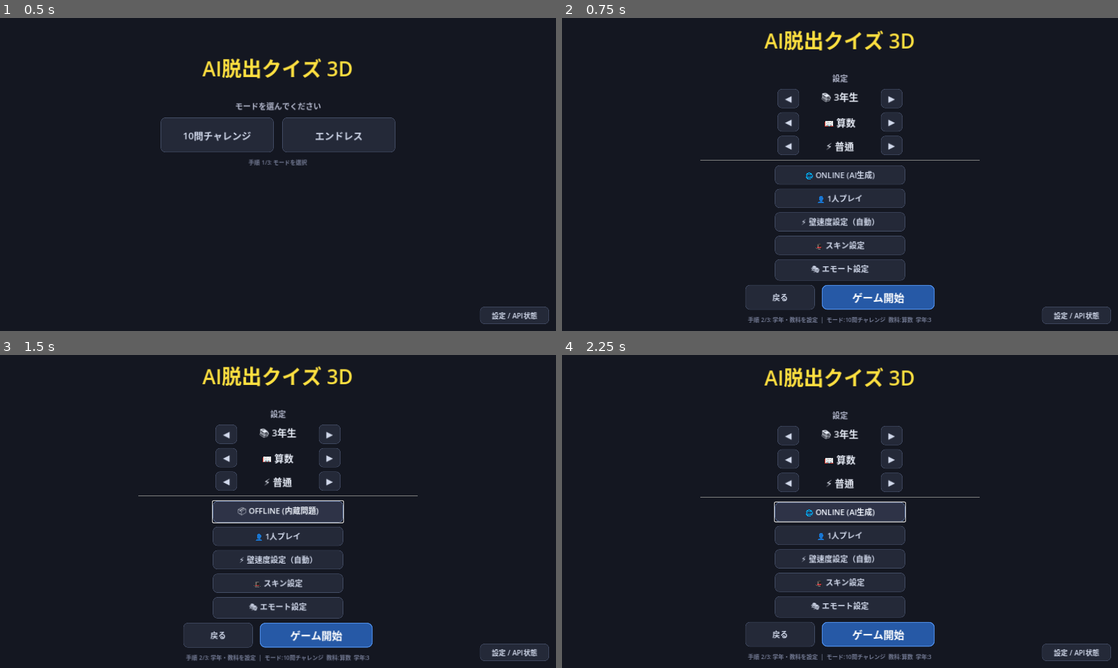
Above: before the commit, frames 1-4 (two rows, left to right).
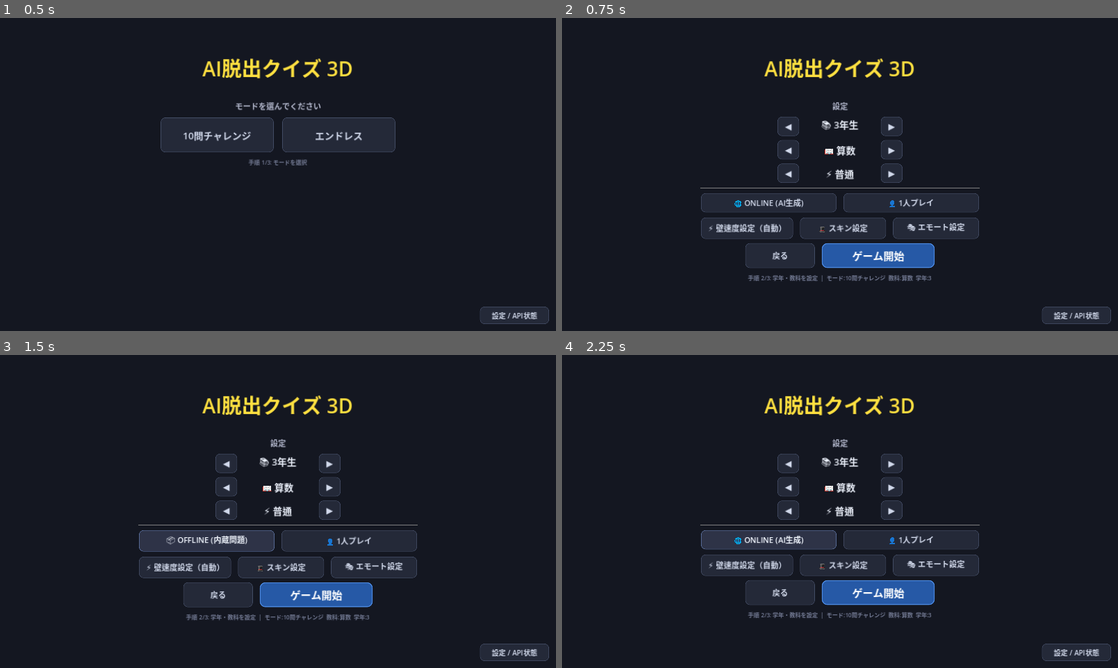
Above: after the commit, the same moments.

Repository: YuKatsumoto/AIQUIZ
Game: Godot game, scene res://ui/main_menu.tscn
Same seed, same stepped clock (60 frames per second), same inputs: the game is played once before the commit and once after it.
Inputs:
- Up to frame 1 (0.5 s): no input
- Up to frame 2 (0.75 s): click "10問チャレンジ" at 0.5 s
- Up to frame 3 (1.5 s): click "🌐 ONLINE (AI生成)" at 1.25 s
- Up to frame 4 (2.25 s): click "📦 OFFLINE (内蔵問題)" at 2 s

Frame 1 is identical in both runs. In frame 2, 9.1% of the frame differs, in the area x 24-76%, y 4-98%; in frame 3, 11%, in the area x 24-76%, y 3-98%; in frame 4, 11%.

Commit message:
Refactor UI layouts, remove focus borders, and restore physical jump mechanics

Diff:
--- a/AIQUIZ-Godot/scripts/core/game_state.gd
+++ b/AIQUIZ-Godot/scripts/core/game_state.gd
@@ -554,6 +554,7 @@
 
 		if jump_p1 and player_y <= 0.0 and is_on_floor:
 			p1_jump_trigger = true
+			player_vel_y = JUMP_FORCE
 
 		player_vel_y -= GRAVITY * dt
 		player_y += player_vel_y * dt
@@ -594,6 +595,7 @@
 
 		if jump_p2 and player2_y <= 0.0 and p2_is_on_floor:
 			p2_jump_trigger = true
+			player2_vel_y = JUMP_FORCE
 
 		player2_vel_y -= GRAVITY * dt
 		player2_y += player2_vel_y * dt
@@ -683,6 +685,7 @@
 
 		if jump_p1 and player_y <= 0.0 and is_on_floor:
 			p1_jump_trigger = true
+			player_vel_y = JUMP_FORCE
 		player_vel_y -= GRAVITY * dt
 		player_y += player_vel_y * dt
 		if player_y <= 0.0 and is_on_floor:
@@ -705,6 +708,7 @@
 
 		if jump_p2 and player2_y <= 0.0 and p2_is_on_floor:
 			p2_jump_trigger = true
+			player2_vel_y = JUMP_FORCE
 		player2_vel_y -= GRAVITY * dt
 		player2_y += player2_vel_y * dt
 		if player2_y <= 0.0 and p2_is_on_floor:
--- a/AIQUIZ-Godot/scripts/ui/emote_select.gd
+++ b/AIQUIZ-Godot/scripts/ui/emote_select.gd
@@ -320,6 +320,7 @@
 		hover_style.bg_color = Color(0.18, 0.20, 0.30)
 		hover_style.border_color = Color(0.4, 0.5, 0.7)
 		card.add_theme_stylebox_override("hover", hover_style)
+		card.add_theme_stylebox_override("focus", StyleBoxEmpty.new())
 
 		card.add_theme_color_override("font_color", Color(0.82, 0.85, 0.92))
 		card.add_theme_color_override("font_hover_color", Color(1.0, 1.0, 1.0))
@@ -1066,6 +1067,7 @@
 			continue
 		btn.add_theme_stylebox_override("normal", normal_style.duplicate())
 		btn.add_theme_stylebox_override("hover", hover_style.duplicate())
+		btn.add_theme_stylebox_override("focus", StyleBoxEmpty.new())
 		btn.add_theme_color_override("font_color", Color(0.82, 0.85, 0.92))
 		btn.add_theme_color_override("font_hover_color", Color(0.95, 0.97, 1.0))
 
--- a/AIQUIZ-Godot/scripts/ui/hat_select.gd
+++ b/AIQUIZ-Godot/scripts/ui/hat_select.gd
@@ -379,6 +379,7 @@
 	for btn: Button in all_buttons:
 		btn.add_theme_stylebox_override("normal", normal_style.duplicate())
 		btn.add_theme_stylebox_override("hover", hover_style.duplicate())
+		btn.add_theme_stylebox_override("focus", StyleBoxEmpty.new())
 		btn.add_theme_color_override("font_color", Color(0.82, 0.85, 0.92))
 		btn.add_theme_color_override("font_hover_color", Color(0.95, 0.97, 1.0))
 
--- a/AIQUIZ-Godot/scripts/ui/main_menu.gd
+++ b/AIQUIZ-Godot/scripts/ui/main_menu.gd
@@ -11,9 +11,9 @@
 @onready var grade_label: Label = $VBoxContainer/ConfigContainer/GradeRow/GradeLabel
 @onready var subject_label: Label = $VBoxContainer/ConfigContainer/SubjectRow/SubjectLabel
 @onready var diff_label: Label = $VBoxContainer/ConfigContainer/DiffRow/DiffLabel
-@onready var players_btn: Button = $VBoxContainer/ConfigContainer/PlayersRow/PlayersToggleBtn
-@onready var llm_toggle_btn: Button = $VBoxContainer/ConfigContainer/LlmRow/LlmToggleBtn
-@onready var hat_select_row: HBoxContainer = $VBoxContainer/ConfigContainer/HatSelectRow
+@onready var players_btn: Button = %PlayersToggleBtn
+@onready var llm_toggle_btn: Button = %LlmToggleBtn
+@onready var hat_select_btn: Button = %HatSelectBtn
 @onready var wall_speed_btn: Button = %WallSpeedBtn
 
 @onready var settings_panel: Panel = $SettingsPanel
@@ -98,6 +98,7 @@
 		btn.add_theme_stylebox_override("normal", normal_style.duplicate())
 		btn.add_theme_stylebox_override("hover", hover_style.duplicate())
 		btn.add_theme_stylebox_override("pressed", pressed_style.duplicate())
+		btn.add_theme_stylebox_override("focus", StyleBoxEmpty.new())
 		btn.add_theme_color_override("font_color", Color(0.82, 0.85, 0.92))
 		btn.add_theme_color_override("font_hover_color", Color(0.95, 0.97, 1.0))
 
@@ -153,8 +154,8 @@
 		llm_toggle_btn.text = llm_text
 
 		# Show skin & emote button for all modes (emotes usable in 1P too)
-		if hat_select_row:
-			hat_select_row.visible = true
+		if hat_select_btn:
+			hat_select_btn.visible = true
 
 		# Update wall speed button label
 		if wall_speed_btn:
--- a/AIQUIZ-Godot/scripts/ui/wall_speed_settings.gd
+++ b/AIQUIZ-Godot/scripts/ui/wall_speed_settings.gd
@@ -243,6 +243,7 @@
 	for btn: Button in [_reset_btn]:
 		btn.add_theme_stylebox_override("normal", normal_style.duplicate())
 		btn.add_theme_stylebox_override("hover", hover_style.duplicate())
+		btn.add_theme_stylebox_override("focus", StyleBoxEmpty.new())
 		btn.add_theme_color_override("font_color", Color(0.82, 0.85, 0.92))
 		btn.add_theme_color_override("font_hover_color", Color(0.95, 0.97, 1.0))
 
--- a/AIQUIZ-Godot/scripts/world/animation_rig.gd
+++ b/AIQUIZ-Godot/scripts/world/animation_rig.gd
@@ -111,9 +111,10 @@
 		return play_slot(SLOT_DROWNING)
 
 	# Priority 2: ジャンプ
-	# jump_triggerがオン、またはジャンプ中かつ空中にいる場合
-	if jump_trigger or (jump_ap_playing and player_y > -1.19):
-		return play_slot(SLOT_JUMP)
+	# 物理ジャンプ中はFBXアニメーションを適用せず、従来のプロシージャルジャンプを使用する
+	if player_y > 0.01:
+		stop_all()
+		return false
 
 	# Priority 3: エモート
 	if emote > 0:
--- a/AIQUIZ-Godot/scripts/world/game_world.gd
+++ b/AIQUIZ-Godot/scripts/world/game_world.gd
@@ -671,10 +671,13 @@
 	bg.set_anchors_preset(Control.PRESET_FULL_RECT)
 	pause_menu.add_child(bg)
 
+	var center = CenterContainer.new()
+	center.set_anchors_preset(Control.PRESET_FULL_RECT)
+	pause_menu.add_child(center)
+
 	var vbox = VBoxContainer.new()
-	vbox.set_anchors_preset(Control.PRESET_CENTER)
 	vbox.add_theme_constant_override("separation", 24)
-	pause_menu.add_child(vbox)
+	center.add_child(vbox)
 
 	var title = Label.new()
 	title.text = "PAUSE"
@@ -734,6 +737,7 @@
 	btn_resume.text = "ゲームに戻る"
 	btn_resume.add_theme_font_size_override("font_size", 28)
 	btn_resume.custom_minimum_size = Vector2(0, 60)
+	btn_resume.add_theme_stylebox_override("focus", StyleBoxEmpty.new())
 	btn_resume.pressed.connect(func(): _toggle_pause())
 	vbox.add_child(btn_resume)
 
@@ -741,6 +745,7 @@
 	btn_title.text = "タイトルに戻る"
 	btn_title.add_theme_font_size_override("font_size", 28)
 	btn_title.custom_minimum_size = Vector2(0, 60)
+	btn_title.add_theme_stylebox_override("focus", StyleBoxEmpty.new())
 	btn_title.pressed.connect(func():
 		get_tree().paused = false
 		game_state.reset_to_menu()
--- a/AIQUIZ-Godot/ui/death_wipe.tscn
+++ b/AIQUIZ-Godot/ui/death_wipe.tscn
@@ -1,50 +1,37 @@
-[gd_scene load_steps=2 format=3 uid="uid://d2k8wipe_death1"]
+[gd_scene load_steps=2 format=3 uid="uid://coaittg30ha33"]
 
 [ext_resource type="Script" path="res://scripts/ui/death_wipe.gd" id="1_wipe"]
 
 [node name="DeathWipe" type="SubViewportContainer"]
-script = ExtResource("1_wipe")
 visible = false
 custom_minimum_size = Vector2(328, 248)
-anchors_preset = 0
 offset_right = 328.0
 offset_bottom = 248.0
+mouse_filter = 2
 stretch = true
-mouse_filter = 2
+script = ExtResource("1_wipe")
 
 [node name="BorderRect" type="ColorRect" parent="."]
 show_behind_parent = true
-layout_mode = 0
-offset_left = -4.0
-offset_top = -4.0
-offset_right = 332.0
-offset_bottom = 252.0
+layout_mode = 2
+mouse_filter = 2
 color = Color(1, 0.2, 0.1, 1)
-mouse_filter = 2
 
 [node name="SubViewport" type="SubViewport" parent="."]
-size = Vector2i(320, 240)
-render_target_update_mode = 4
+handle_input_locally = false
+size = Vector2i(328, 248)
+render_target_update_mode = 0
 
 [node name="WipeCamera" type="Camera3D" parent="SubViewport"]
-current = false
 fov = 50.0
 far = 160.0
 
 [node name="PlayerLabel" type="Label" parent="."]
-layout_mode = 0
-offset_left = 0.0
-offset_top = 6.0
-offset_right = 328.0
-offset_bottom = 32.0
+layout_mode = 2
 text = "P1"
 horizontal_alignment = 1
 
 [node name="SkullLabel" type="Label" parent="."]
-layout_mode = 0
-offset_left = 140.0
-offset_top = 210.0
-offset_right = 188.0
-offset_bottom = 248.0
+layout_mode = 2
 text = "💀"
 horizontal_alignment = 1
--- a/AIQUIZ-Godot/ui/emote_select.tscn
+++ b/AIQUIZ-Godot/ui/emote_select.tscn
@@ -1,4 +1,4 @@
-[gd_scene load_steps=2 format=3]
+[gd_scene load_steps=2 format=3 uid="uid://ujnj6gfhpll0"]
 
 [ext_resource type="Script" path="res://scripts/ui/emote_select.gd" id="1"]
 
--- a/AIQUIZ-Godot/ui/main_menu.tscn
+++ b/AIQUIZ-Godot/ui/main_menu.tscn
@@ -169,58 +169,57 @@
 [node name="OptionsSep" type="HSeparator" parent="VBoxContainer/ConfigContainer"]
 layout_mode = 2
 
-[node name="LlmRow" type="HBoxContainer" parent="VBoxContainer/ConfigContainer"]
-layout_mode = 2
-alignment = 1
-
-[node name="LlmToggleBtn" type="Button" parent="VBoxContainer/ConfigContainer/LlmRow"]
-unique_name_in_owner = true
-custom_minimum_size = Vector2(300, 44)
-layout_mode = 2
+[node name="SettingsRows" type="VBoxContainer" parent="VBoxContainer/ConfigContainer"]
+layout_mode = 2
+theme_override_constants/separation = 12
+
+[node name="Row1" type="HBoxContainer" parent="VBoxContainer/ConfigContainer/SettingsRows"]
+layout_mode = 2
+theme_override_constants/separation = 16
+alignment = 1
+
+[node name="LlmToggleBtn" type="Button" parent="VBoxContainer/ConfigContainer/SettingsRows/Row1"]
+unique_name_in_owner = true
+custom_minimum_size = Vector2(0, 44)
+layout_mode = 2
+size_flags_horizontal = 3
 theme_override_font_sizes/font_size = 18
 text = "出題: OFFLINE (内蔵問題)"
 
-[node name="PlayersRow" type="HBoxContainer" parent="VBoxContainer/ConfigContainer"]
-layout_mode = 2
-alignment = 1
-
-[node name="PlayersToggleBtn" type="Button" parent="VBoxContainer/ConfigContainer/PlayersRow"]
-unique_name_in_owner = true
-custom_minimum_size = Vector2(300, 44)
-layout_mode = 2
+[node name="PlayersToggleBtn" type="Button" parent="VBoxContainer/ConfigContainer/SettingsRows/Row1"]
+unique_name_in_owner = true
+custom_minimum_size = Vector2(0, 44)
+layout_mode = 2
+size_flags_horizontal = 3
 theme_override_font_sizes/font_size = 18
 text = "1人プレイ / 2人プレイ"
 
-[node name="WallSpeedRow" type="HBoxContainer" parent="VBoxContainer/ConfigContainer"]
-layout_mode = 2
-alignment = 1
-
-[node name="WallSpeedBtn" type="Button" parent="VBoxContainer/ConfigContainer/WallSpeedRow"]
-unique_name_in_owner = true
-custom_minimum_size = Vector2(300, 44)
-layout_mode = 2
+[node name="Row2" type="HBoxContainer" parent="VBoxContainer/ConfigContainer/SettingsRows"]
+layout_mode = 2
+theme_override_constants/separation = 16
+alignment = 1
+
+[node name="WallSpeedBtn" type="Button" parent="VBoxContainer/ConfigContainer/SettingsRows/Row2"]
+unique_name_in_owner = true
+custom_minimum_size = Vector2(0, 44)
+layout_mode = 2
+size_flags_horizontal = 3
 theme_override_font_sizes/font_size = 18
 text = "⚡ 壁速度設定"
 
-[node name="HatSelectRow" type="HBoxContainer" parent="VBoxContainer/ConfigContainer"]
-layout_mode = 2
-alignment = 1
-
-[node name="HatSelectBtn" type="Button" parent="VBoxContainer/ConfigContainer/HatSelectRow"]
-unique_name_in_owner = true
-custom_minimum_size = Vector2(300, 44)
-layout_mode = 2
+[node name="HatSelectBtn" type="Button" parent="VBoxContainer/ConfigContainer/SettingsRows/Row2"]
+unique_name_in_owner = true
+custom_minimum_size = Vector2(0, 44)
+layout_mode = 2
+size_flags_horizontal = 3
 theme_override_font_sizes/font_size = 18
 text = "🎩 スキン設定"
 
-[node name="EmoteSelectRow" type="HBoxContainer" parent="VBoxContainer/ConfigContainer"]
-layout_mode = 2
-alignment = 1
-
-[node name="EmoteSelectBtn" type="Button" parent="VBoxContainer/ConfigContainer/EmoteSelectRow"]
-unique_name_in_owner = true
-custom_minimum_size = Vector2(300, 44)
-layout_mode = 2
+[node name="EmoteSelectBtn" type="Button" parent="VBoxContainer/ConfigContainer/SettingsRows/Row2"]
+unique_name_in_owner = true
+custom_minimum_size = Vector2(0, 44)
+layout_mode = 2
+size_flags_horizontal = 3
 theme_override_font_sizes/font_size = 18
 text = "🎭 エモート設定"
 
@@ -345,7 +344,6 @@
 max_value = 1.0
 step = 0.1
 
-
 [node name="ResolutionBox" type="HBoxContainer" parent="SettingsPanel/VBox"]
 layout_mode = 2
 alignment = 1
@@ -379,16 +377,15 @@
 [connection signal="pressed" from="VBoxContainer/ConfigContainer/SubjectRow/SubjectRightBtn" to="." method="_on_subject_right_pressed"]
 [connection signal="pressed" from="VBoxContainer/ConfigContainer/DiffRow/DiffLeftBtn" to="." method="_on_diff_left_pressed"]
 [connection signal="pressed" from="VBoxContainer/ConfigContainer/DiffRow/DiffRightBtn" to="." method="_on_diff_right_pressed"]
-[connection signal="pressed" from="VBoxContainer/ConfigContainer/LlmRow/LlmToggleBtn" to="." method="_on_llm_toggle_pressed"]
-[connection signal="pressed" from="VBoxContainer/ConfigContainer/PlayersRow/PlayersToggleBtn" to="." method="_on_players_toggle_pressed"]
-[connection signal="pressed" from="VBoxContainer/ConfigContainer/WallSpeedRow/WallSpeedBtn" to="." method="_on_wall_speed_pressed"]
-[connection signal="pressed" from="VBoxContainer/ConfigContainer/HatSelectRow/HatSelectBtn" to="." method="_on_hat_select_pressed"]
-[connection signal="pressed" from="VBoxContainer/ConfigContainer/EmoteSelectRow/EmoteSelectBtn" to="." method="_on_emote_select_pressed"]
+[connection signal="pressed" from="VBoxContainer/ConfigContainer/SettingsRows/Row1/LlmToggleBtn" to="." method="_on_llm_toggle_pressed"]
+[connection signal="pressed" from="VBoxContainer/ConfigContainer/SettingsRows/Row1/PlayersToggleBtn" to="." method="_on_players_toggle_pressed"]
+[connection signal="pressed" from="VBoxContainer/ConfigContainer/SettingsRows/Row2/WallSpeedBtn" to="." method="_on_wall_speed_pressed"]
+[connection signal="pressed" from="VBoxContainer/ConfigContainer/SettingsRows/Row2/HatSelectBtn" to="." method="_on_hat_select_pressed"]
+[connection signal="pressed" from="VBoxContainer/ConfigContainer/SettingsRows/Row2/EmoteSelectBtn" to="." method="_on_emote_select_pressed"]
 [connection signal="pressed" from="VBoxContainer/ConfigContainer/ConfigBtnRow/BackBtn" to="." method="_on_back_pressed"]
 [connection signal="pressed" from="VBoxContainer/ConfigContainer/ConfigBtnRow/StartButton" to="." method="_on_start_pressed"]
 [connection signal="pressed" from="SettingsBtn" to="." method="_on_settings_btn_pressed"]
 [connection signal="pressed" from="SettingsPanel/VBox/RecheckBtn" to="." method="_on_recheck_btn_pressed"]
 [connection signal="value_changed" from="SettingsPanel/VBox/VolBox/VolSlider" to="." method="_on_vol_slider_changed"]
-
 [connection signal="pressed" from="SettingsPanel/VBox/OpenDashboardBtn" to="." method="_on_open_dashboard_pressed"]
 [connection signal="pressed" from="SettingsPanel/VBox/SettingsBackBtn" to="." method="_on_settings_back_btn_pressed"]
